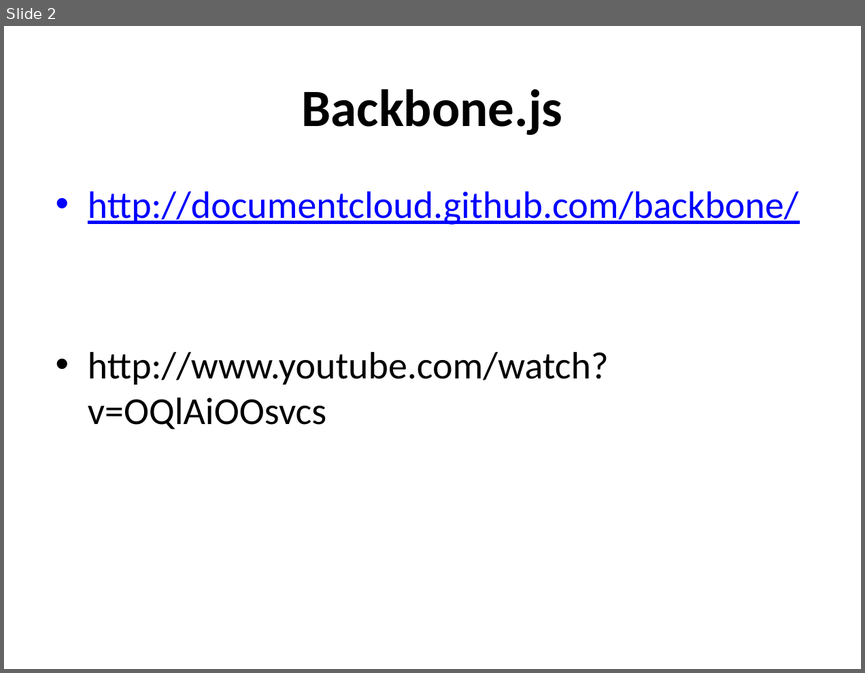
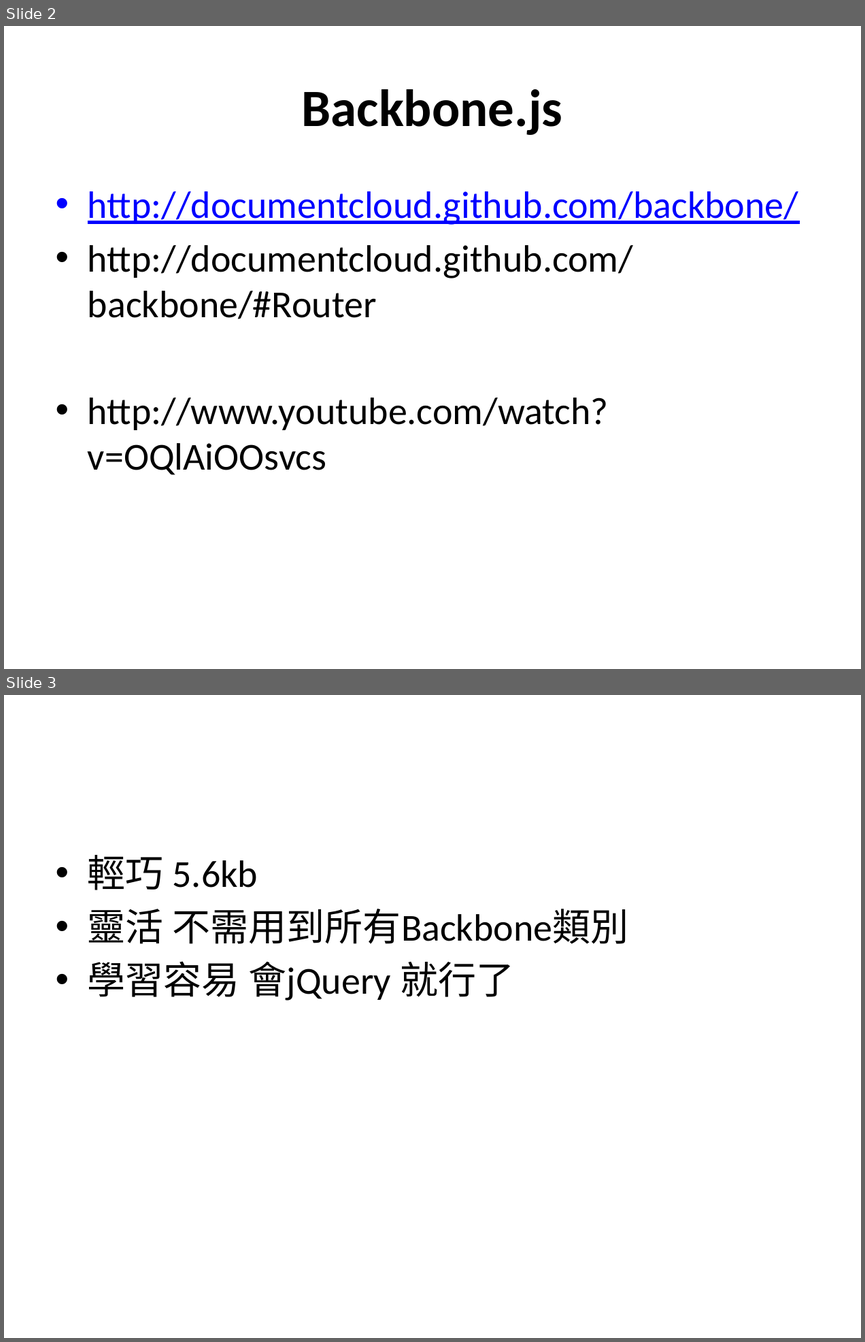
Before and after one commit to ggonzalez/caaweb, a slide deck: pages/backbone/新增 Microsoft PowerPoint 簡報.pptx. Shown one above the other, each under a label of ours: slide 2 before the commit, slides 2 and 3 after it. The pictures are 865x673 and 865x1342 pixels, drawn with LibreOffice and Linux fonts; fonts in the diff are those of the drawing. Boxes give left, top, right and bottom in pixels: in the first picture for what was removed or moved away, otherwise in the second. Text is boxed around its words. In the diff, an @@ line names an element or a change of style, - is before the commit and + after.

```diff
--- a/pages/backbone/新增 Microsoft PowerPoint 簡報.pptx
+++ b/pages/backbone/新增 Microsoft PowerPoint 簡報.pptx
@@ slide 3 added at <box>4,695,861,1338</box>, background #FFFFFF @@
@@ text added at <box>88,855,629,1000</box>, 32 pt, text #000000 @@
+• 輕巧 5.6kb
+• 靈活 不需用到所有Backbone類別
+• 學習容易 會jQuery 就行了
@@ slide 2 changed as well @@
@@ text at <box>88,245,633,319</box>: paragraph added @@
+• http://documentcloud.github.com/backbone/#Router
```
Also in this commit, not shown: 5 other slides added, 6 other files.
